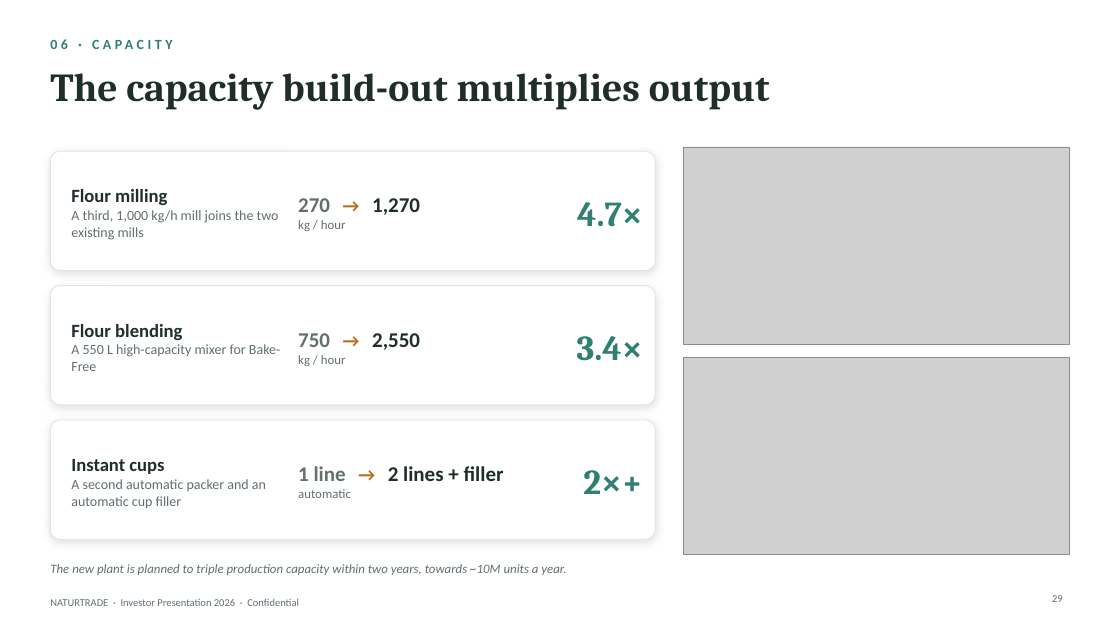
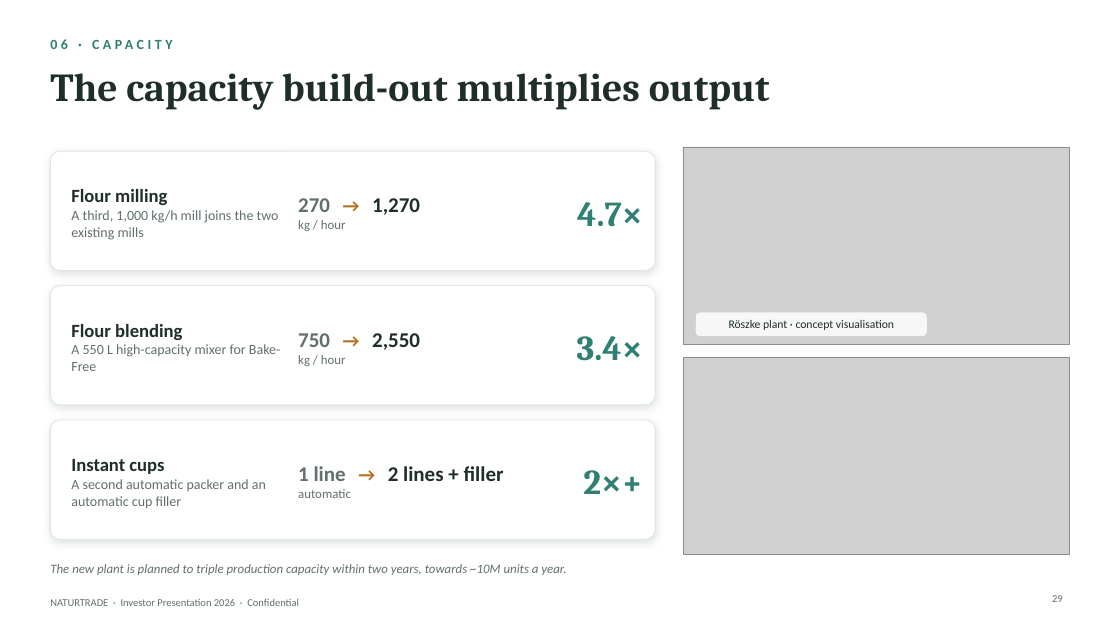
Before and after one commit to vehamiki/testrep1, a slide deck: slide 29 of investor-pitch/Naturtrade_Investor_Pitch_2026_EN.pptx. Drawn at 1120x630 pixels with LibreOffice and Linux fonts; fonts in the diff are those of the drawing; grey boxes stand for pictures. Boxes give left, top, right and bottom in pixels: in the first picture for what was removed or moved away, otherwise in the second. Text is boxed around its words. In the diff, an @@ line names an element or a change of style, - is before the commit and + after.

```diff
--- a/investor-pitch/Naturtrade_Investor_Pitch_2026_EN.pptx
+++ b/investor-pitch/Naturtrade_Investor_Pitch_2026_EN.pptx
@@ rounded rectangle added at box(696, 313, 927, 336), fill #FFFFFF at 85% opacity @@
@@ text added at box(729, 320, 894, 330), 10 pt, text #1F2D2B @@
+Röszke plant · concept visualisation
```
Also in this commit, not shown: 2 other files.
